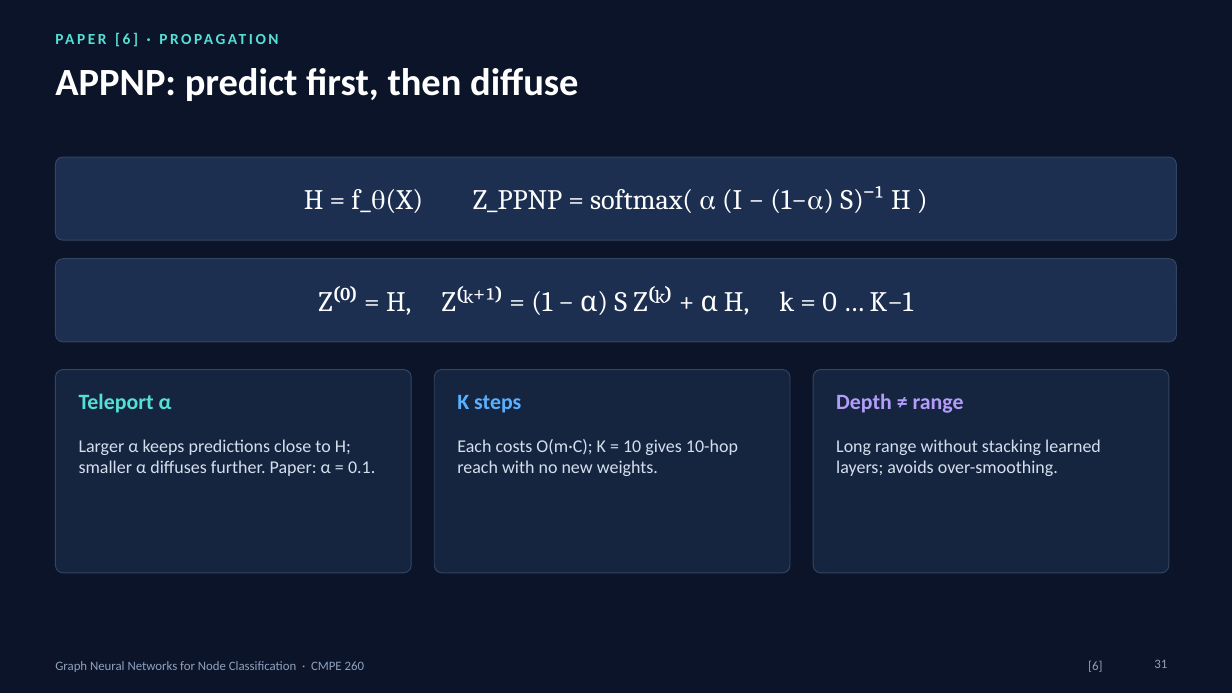
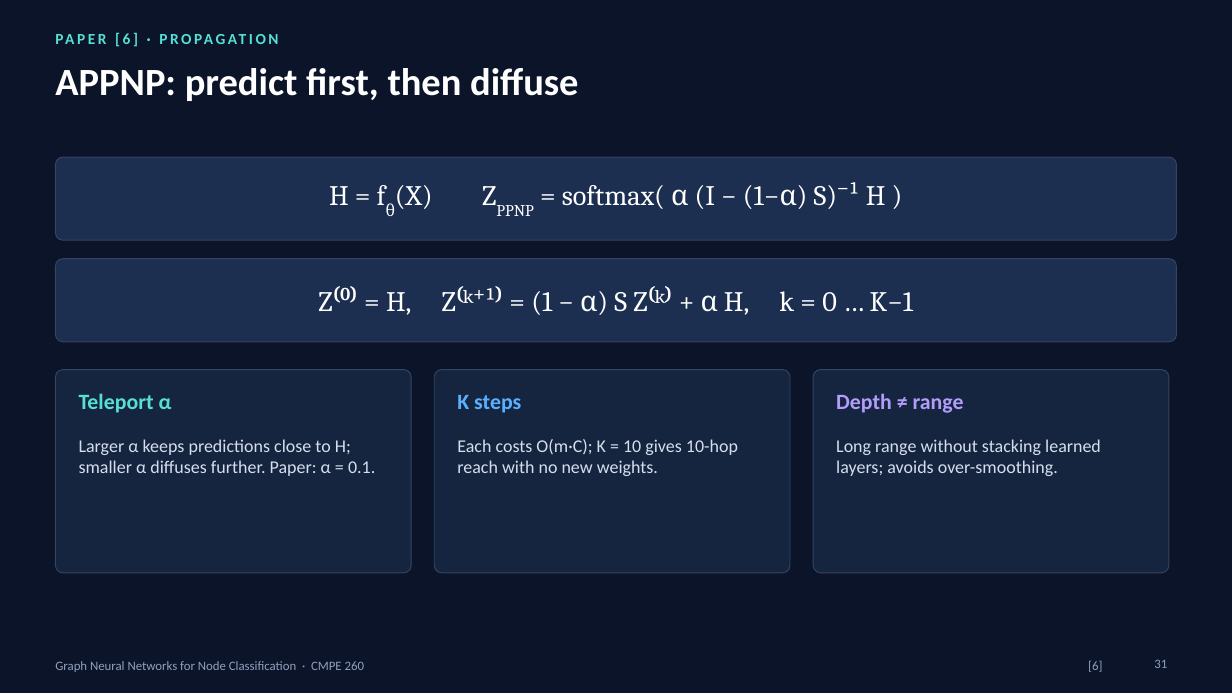
Before and after one commit to DMgaming00/CMPE-260, a slide deck: slide 31 of Project 3/presentation/GNN_Lecture_60_Slides.pptx. Drawn at 1232x693 pixels with LibreOffice and Linux fonts; fonts in the diff are those of the drawing. Boxes give left, top, right and bottom in pixels: in the first picture for what was removed or moved away, otherwise in the second. Text is boxed around its words. In the diff, an @@ line names an element or a change of style, - is before the commit and + after.

```diff
--- a/Project 3/presentation/GNN_Lecture_60_Slides.pptx
+++ b/Project 3/presentation/GNN_Lecture_60_Slides.pptx
@@ text at [329, 182, 886, 209]: text changed @@
-H = f_θ(X) Z_PPNP = softmax( α (I − (1−α) S)⁻¹ H )
+H = fθ(X) ZPPNP = softmax( α (I − (1−α) S)⁻¹ H )
```
Also in this commit, not shown: 22 other slides changed, 7 other files.
